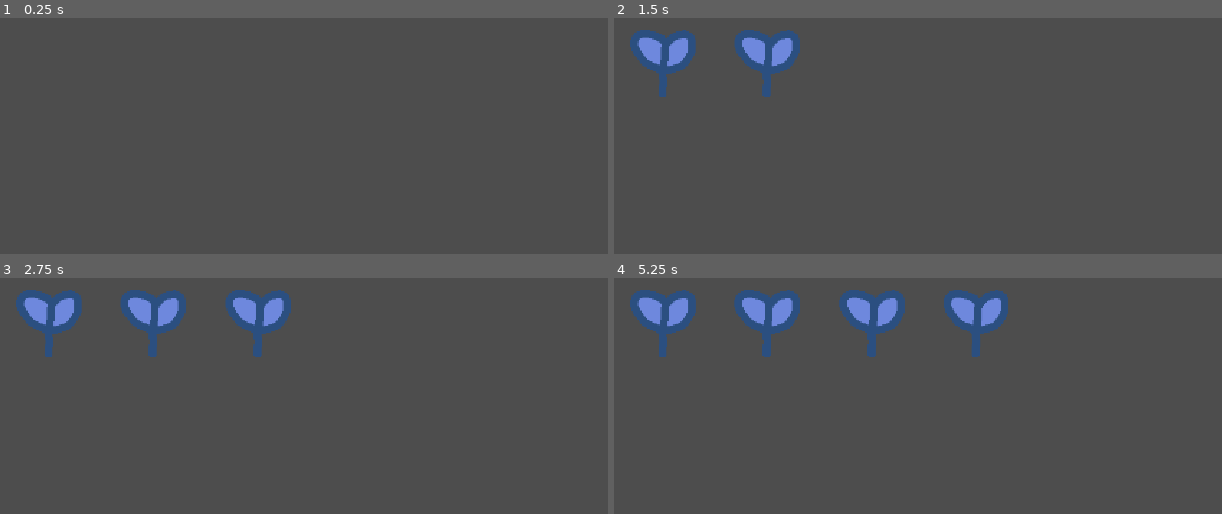
Above: before the commit, frames 1-4 (two rows, left to right).
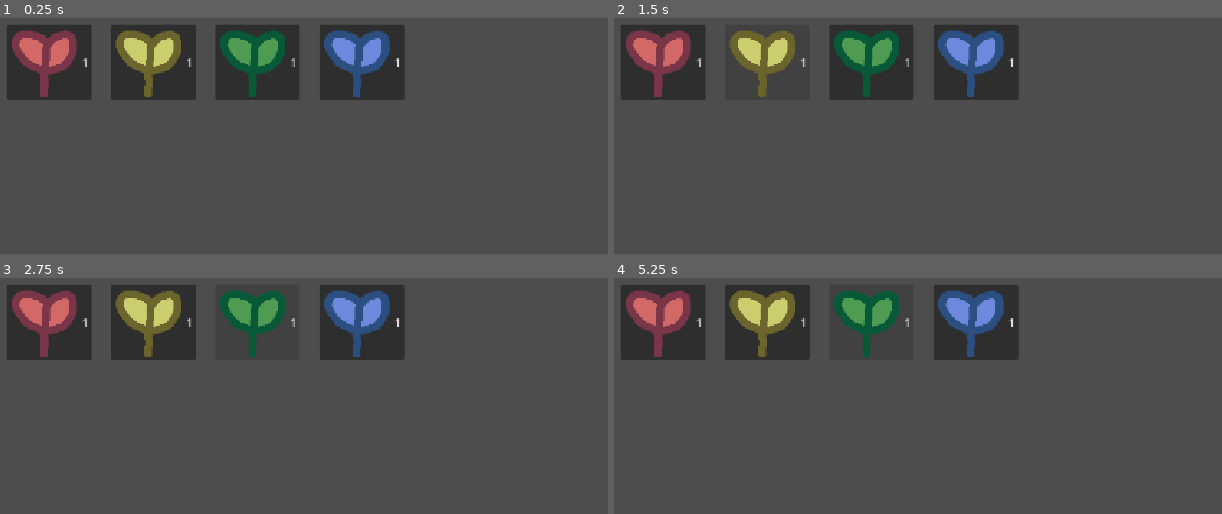
Above: after the commit, the same moments.

Repository: cjj1516/GrowTogether
Game: Godot game, scene res://world/world.tscn
The game is run twice, just before and just after one commit, with the same random seed, the same clock (stepped at 60 frames per second) and the same inputs.
Inputs (mouse positions are in pixels of both pictures, inside the frame that each line leads up to):
- Up to frame 1 (0.25 s): no input
- Up to frame 2 (1.5 s): click (662, 62) at 0.5 s, where only the run after the commit has a clickable "1"; click (766, 62) at 1.25 s, where only the run after the commit has a clickable "1"
- Up to frame 3 (2.75 s): click (255, 322) at 2 s, where only the run after the commit has a clickable "1"
- Up to frame 4 (5.25 s): click (972, 322) at 2.75 s, where only the run after the commit has a clickable "1"; click (662, 322) at 3.5 s, where only the run after the commit has a clickable "1"; click (766, 322) at 4.25 s, where only the run after the commit has a clickable "1"; click (869, 322) at 5 s, where only the run after the commit has a clickable "1"

The runs differ from the first frame. In frame 1, 18% of the frame differs, in the area x 1-67%, y 2-35%; in frame 2, 15%; in frame 3, 15%; in frame 4, 14%.

Commit message:
planting plants UI

Diff:
--- a/world/world.gd
+++ b/world/world.gd
@@ -2,15 +2,58 @@
 
 var plant_scene = load("res://plants/plant.tscn")
 
+var plant_inventory: Dictionary[String, int]
 var plant_list: Array[Plant]
 
 var last_second: int = 0
 var total_time: float = 0
 
+@onready var GUI: CanvasLayer = $GUI
+var name_to_button: Dictionary[String, Button]
+var buttons: Array[Button]
+
+var currently_planting: String = "green_plant"
 
 # Called when the node enters the scene tree for the first time.
 func _ready() -> void:
+	var colors = ["red", "yellow", "green", "blue"]
+	for i in range(len(colors)):
+		var color = colors[i]
+		var button = Button.new()
+		var plant_name = color + "_plant"
+
+		add_plant_to_inventory(plant_name, 1)
+
+		button.text = str(plant_inventory[plant_name])
+		button.icon = load(
+			"res://plants/resources/images/{plant_name}.png"
+			.format({"plant_name": plant_name}
+		))
+		button.position = Vector2(i*150 + 20, 20)
+		button.pressed.connect(attempt_to_select_what_to_plant.bind(plant_name))
+		add_child(button)
+
+		name_to_button[plant_name] = button
+
 	pass
+
+
+func attempt_to_select_what_to_plant(name: String):
+	#if plant_inventory[name] >= 0:
+	currently_planting = name
+
+func add_plant_to_inventory(name: String, amount: int = 1):
+	if not(plant_inventory.has(name)):
+		plant_inventory[name] = 0
+	plant_inventory[name] += amount
+	pass
+
+func remove_plant_from_inventory(name: String, amount: int = 1):
+	if not(plant_inventory.has(name)):
+		print("Attempt to remove {name} from inventory, but the key is null!")
+		return
+	plant_inventory[name] -= amount;
+
 
 
 # Called every frame. 'delta' is the elapsed time since the previous frame.
@@ -19,16 +62,20 @@
 	pass
 
 
-func _input(event):
+func _unhandled_input(event):
 	# Mouse in viewport coordinates.
 	if event is InputEventMouseButton and event.pressed:
-		spawn_plant(event.position, "blue_plant")
+		if plant_inventory[currently_planting] > 0:
+			spawn_plant(event.position, currently_planting)
 
 
-func spawn_plant(position: Vector2, type: String):
+func spawn_plant(position: Vector2, name: String):
 	var new_plant = plant_scene.instantiate()
-	new_plant.set_plant_type(type)
+	new_plant.set_plant_type(name)
 	new_plant.position = position
 	plant_list.push_back(new_plant)
 	add_child(new_plant)
+	remove_plant_from_inventory(name, 1)
+	var button = name_to_button[name]
+	button.text = str(plant_inventory[name])
 	pass
--- a/world/world.tscn
+++ b/world/world.tscn
@@ -4,3 +4,5 @@
 
 [node name="World" type="Node2D" unique_id=773245886]
 script = ExtResource("1_6xmxd")
+
+[node name="GUI" type="CanvasLayer" parent="." unique_id=2058711903]
Not shown, removed: ui/remove_me.md
